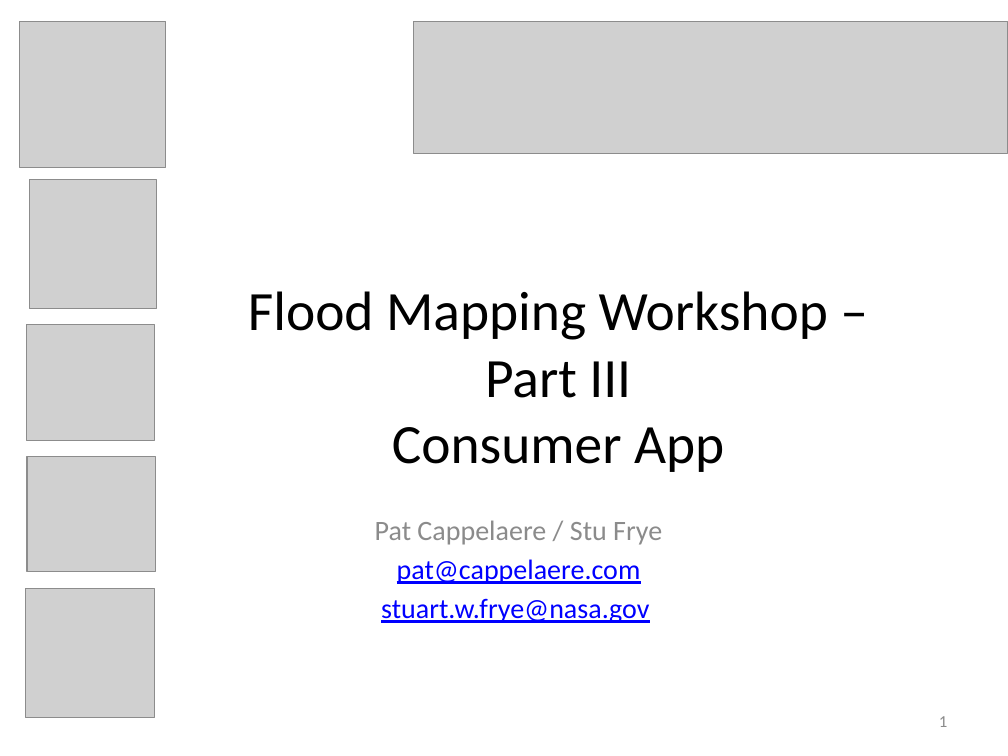
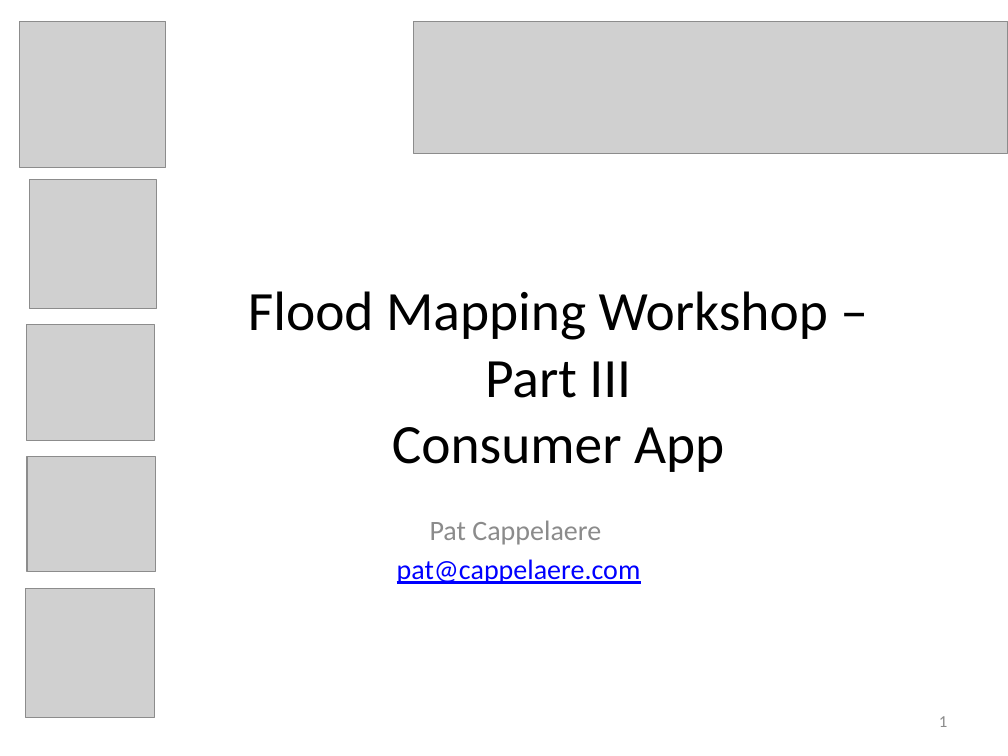
Before and after one commit to vightel/FloodMapsWorkshop, a slide deck: slide 1 of FloodMappingWorkshopIII.pptx. Drawn at 1008x756 pixels with LibreOffice and Linux fonts; fonts in the diff are those of the drawing; grey boxes stand for pictures. Boxes give left, top, right and bottom in pixels: in the first picture for what was removed or moved away, otherwise in the second. Text is boxed around its words. In the diff, an @@ line names an element or a change of style, - is before the commit and + after.

Commit message:
Update for Kathmandu workshop

```diff
--- a/FloodMappingWorkshopIII.pptx
+++ b/FloodMappingWorkshopIII.pptx
@@ subtitle at (x1=430, y1=520, x2=601, y2=545): text changed @@
-Pat Cappelaere / Stu Frye
+Pat Cappelaere
@@ subtitle at (x1=381, y1=598, x2=649, y2=623): paragraph removed @@
-stuart.w.frye@nasa.gov
```
Also in this commit, not shown: 4 other files.
